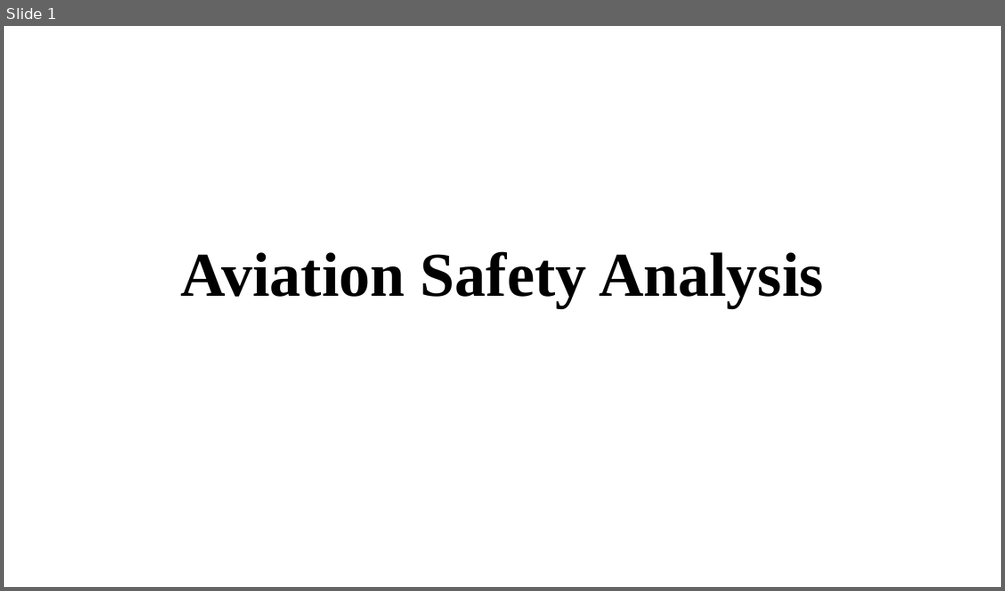
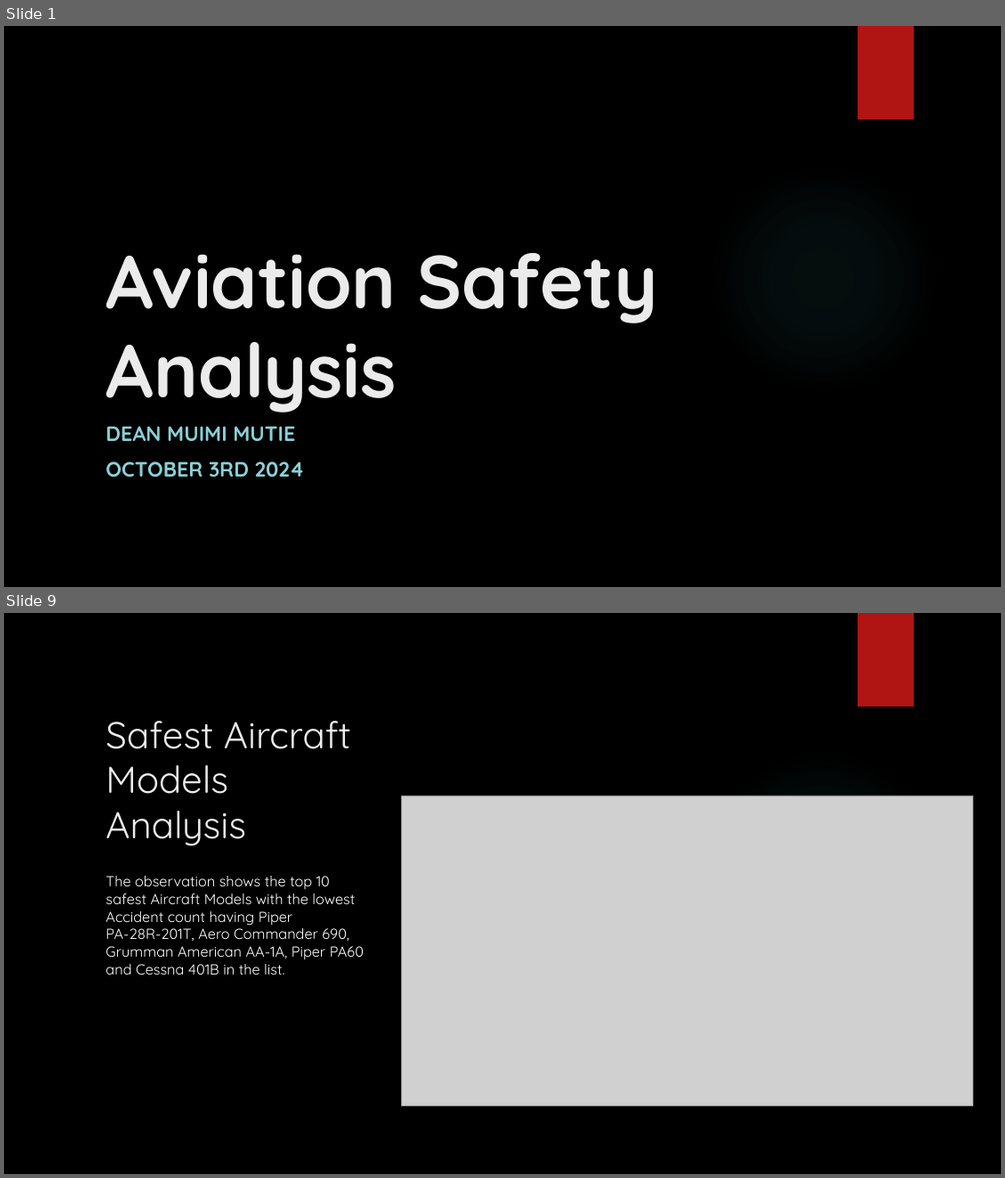
Before and after one commit to muimidean/aviation_safety_analysis, a slide deck: Aviation_Safety_Analysis_Presentation.pptx. Shown one above the other, each under a label of ours: slide 1 before the commit, slides 1 and 9 after it; the slides between them are not shown. The pictures are 1005x591 and 1005x1178 pixels, drawn with LibreOffice and Linux fonts; fonts in the diff are those of the drawing; grey boxes stand for pictures; background and template pictures are left out. Boxes give left, top, right and bottom in pixels: in the first picture for what was removed or moved away, otherwise in the second. Text is boxed around its words. In the diff, an @@ line names an element or a change of style, - is before the commit and + after.

```diff
--- a/Aviation_Safety_Analysis_Presentation.pptx
+++ b/Aviation_Safety_Analysis_Presentation.pptx
@@ slide 9 added at (4,613,1001,1174), background picture (left out); not listed: 2 template elements that a slide beside it also shows @@
@@ title added at (105,721,351,846), 36 pt, text #EBEBEB @@
+Safest Aircraft Models Analysis
@@ picture added at (401,795,973,1106) @@
@@ text added at (105,876,364,974), 14 pt, text #FFFFFF @@
+The observation shows the top 10 safest Aircraft Models with the lowest Accident count having Piper PA-28R-201T, Aero Commander 690, Grumman American AA-1A, Piper PA60 and Cessna 401B in the list.
@@ slide 1 changed as well @@
@@ background #FFFFFF to picture (left out) @@
@@ rectangle added at (858,26,914,119), fill #B01513 @@
@@ title "Aviation Safety Analysis": place and size @@
-title "Aviation Safety Analysis" at (181,251,824,308)
+title "Aviation Safety Analysis" at (105,253,658,412)
@@ title "Aviation Safety Analysis" at (105,253,658,412): size 60 to 72 pt, font Times New Roman to Quicksand, text colour #000000 to #EBEBEB; alignment centre to left; line spacing 0.9 to 1 @@
@@ ellipse added at (708,163,938,394), fill gradient #50B9C1 @@
@@ subtitle added at (105,426,305,477), 20 pt, text #8AD0D6, bold @@
+DEAN MUIMI MUTIE
+OCTOBER 3RD 2024
```
Also in this commit, not shown: 2 other slides changed, 8 other slides added, 2 slides removed.
